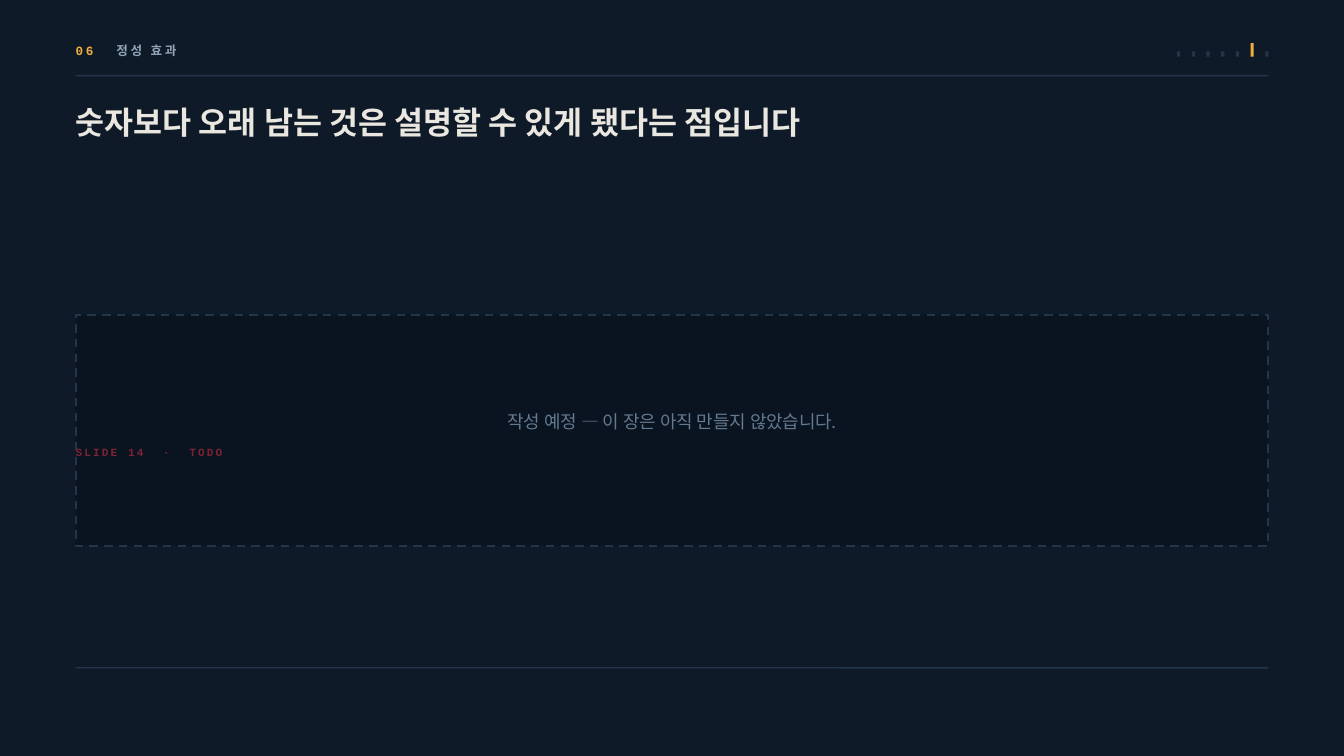
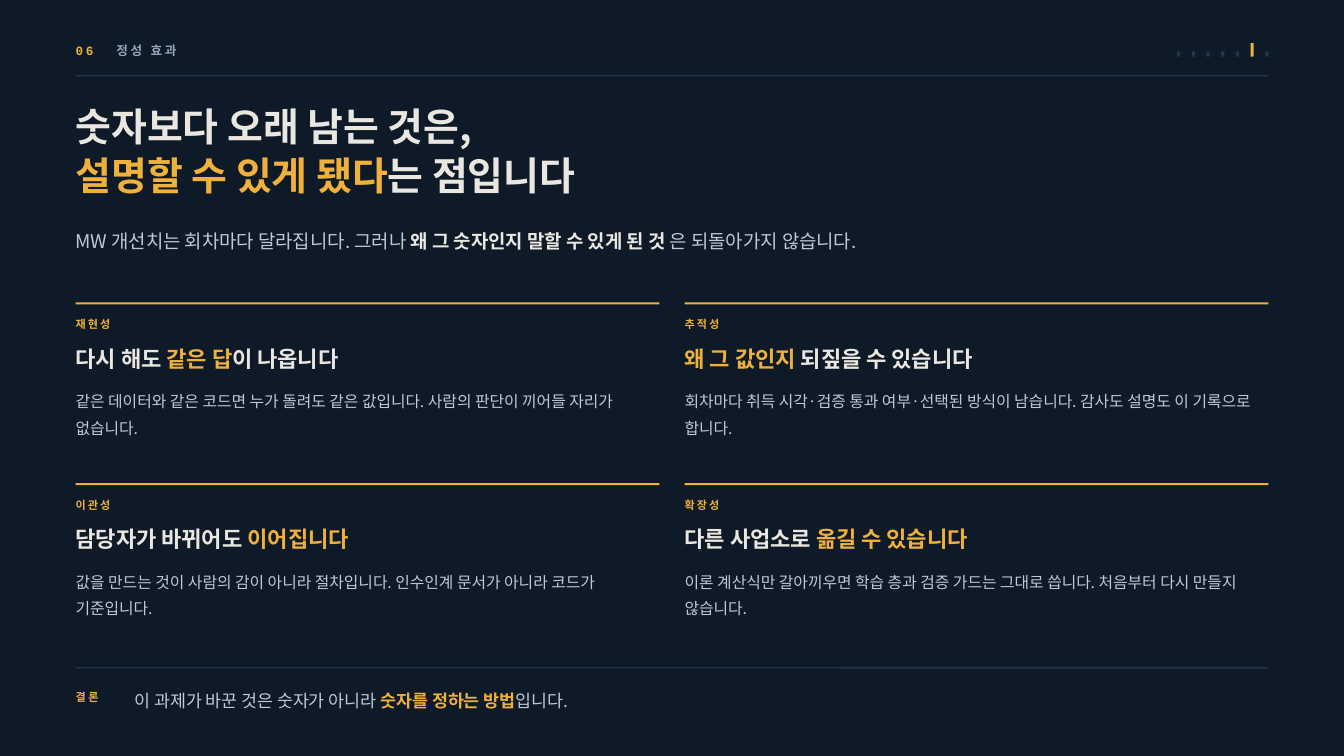
Before and after one commit to jooh-ai/Narae-AI, a slide deck: slide 14 of docs/ppt/위례_공급가능용량_최종발표.pptx. Drawn at 1344x756 pixels with LibreOffice and Linux fonts; fonts in the diff are those of the drawing. Boxes give left, top, right and bottom in pixels: in the first picture for what was removed or moved away, otherwise in the second. Text is boxed around its words. In the diff, an @@ line names an element or a change of style, - is before the commit and + after.

```diff
--- a/docs/ppt/위례_공급가능용량_최종발표.pptx
+++ b/docs/ppt/위례_공급가능용량_최종발표.pptx
@@ text at (76,108,575,194): text changed; size 22.5 to 27.8 pt @@
-숫자보다 오래 남는 것은 설명할 수 있게 됐다는 점입니다
+숫자보다 오래 남는 것은,
+설명할 수 있게 됐다는 점입니다
@@ text added at (76,232,857,250), 13.5 pt, text #BCC9D6 @@
+MW 개선치는 회차마다 달라집니다. 그러나 왜 그 숫자인지 말할 수 있게 된 것 은 되돌아가지 않습니다.
@@ rectangle removed at (76,315,1268,545) @@
@@ rectangle added at (76,302,659,304), fill #EFB13C @@
@@ text added at (76,318,111,329), 7.9 pt, text #EFB13C, bold @@
+재현성
@@ rectangle added at (685,302,1268,304), fill #EFB13C @@
@@ text added at (685,318,720,329), 7.9 pt, text #EFB13C, bold @@
+추적성
@@ text added at (76,348,339,369), 15.8 pt, text #EAE7E0, bold @@
+다시 해도 같은 답이 나옵니다
@@ text added at (685,348,973,369), 15.8 pt, text #EAE7E0, bold @@
+왜 그 값인지 되짚을 수 있습니다
@@ text added at (76,394,613,435), 11.2 pt, text #BCC9D6 @@
+같은 데이터와 같은 코드면 누가 돌려도 같은 값입니다. 사람의 판단이 끼어들 자리가 없습니다.
@@ text removed at (507,413,837,430) @@
-작성 예정 — 이 장은 아직 만들지 않았습니다.
@@ text added at (685,394,1251,436), 11.2 pt, text #BCC9D6 @@
+회차마다 취득 시각·검증 통과 여부·선택된 방식이 남습니다. 감사도 설명도 이 기록으로 합니다.
@@ text removed at (76,449,222,461) @@
-SLIDE 14 · TODO
@@ rectangle added at (76,483,659,485), fill #EFB13C @@
@@ text added at (76,499,111,510), 7.9 pt, text #EFB13C, bold @@
+이관성
@@ rectangle added at (685,483,1268,485), fill #EFB13C @@
@@ text added at (685,499,720,510), 7.9 pt, text #EFB13C, bold @@
+확장성
@@ text added at (76,528,349,549), 15.8 pt, text #EAE7E0, bold @@
+담당자가 바뀌어도 이어집니다
@@ text added at (685,528,968,549), 15.8 pt, text #EFB13C, bold @@
+다른 사업소로 옮길 수 있습니다
@@ text added at (76,575,595,616), 11.2 pt, text #BCC9D6 @@
+값을 만드는 것이 사람의 감이 아니라 절차입니다. 인수인계 문서가 아니라 코드가 기준입니다.
@@ text added at (685,575,1237,615), 11.2 pt, text #BCC9D6 @@
+이론 계산식만 갈아끼우면 학습 층과 검증 가드는 그대로 씁니다. 처음부터 다시 만들지 않습니다.
@@ text added at (76,691,99,702), 7.9 pt, text #EFB13C, bold @@
+결론
@@ text added at (134,692,569,709), 12.4 pt, text #BCC9D6 @@
+이 과제가 바꾼 것은 숫자가 아니라 숫자를 정하는 방법입니다.
```
Also in this commit, not shown: 3 other slides changed, 1 slide added, 1 slide removed.
